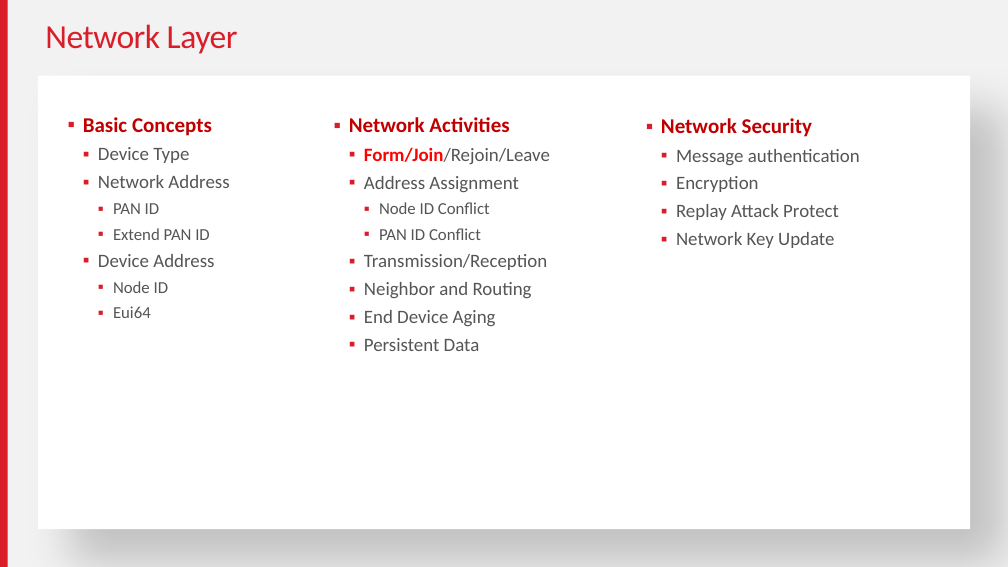
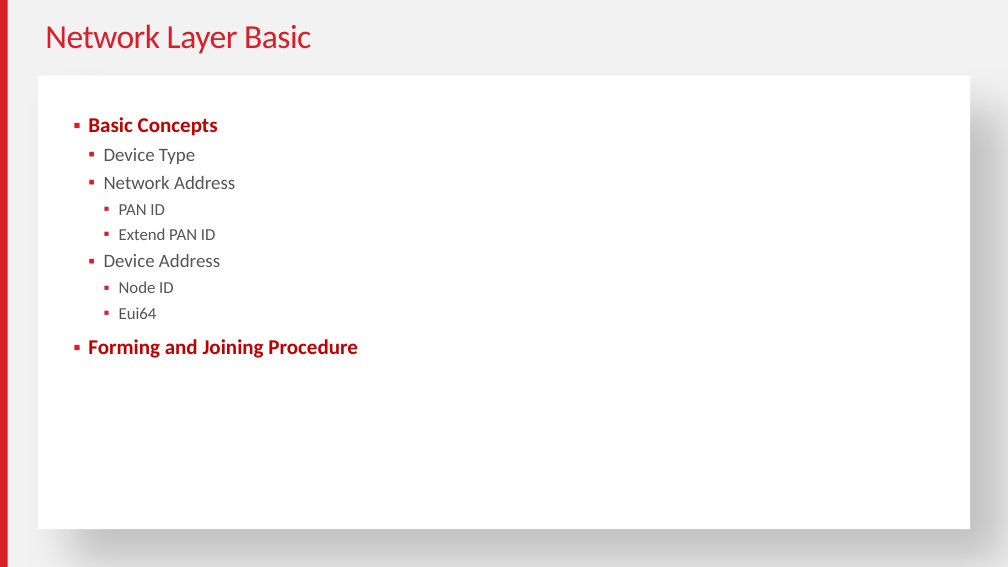
Before and after one commit to MarkDing/IoT-Developer-Boot-Camp-Wiki, a slide deck: slide 8 of zigbee/Zigbee Basic.pptx. Drawn at 1008x567 pixels with LibreOffice and Linux fonts; fonts in the diff are those of the drawing. Boxes give left, top, right and bottom in pixels: in the first picture for what was removed or moved away, otherwise in the second. Text is boxed around its words. In the diff, an @@ line names an element or a change of style, - is before the commit and + after.

```diff
--- a/zigbee/Zigbee Basic.pptx
+++ b/zigbee/Zigbee Basic.pptx
@@ title at (45, 24, 311, 54): text changed @@
-Network Layer
+Network Layer Basic
@@ text removed at (349, 117, 550, 351) @@
-▪ Network Activities
-  ▪ Form/Join/Rejoin/Leave
-  ▪ Address Assignment
-    ▪ Node ID Conflict
-    ▪ PAN ID Conflict
-  ▪ Transmission/Reception
-  ▪ Neighbor and Routing
-  ▪ End Device Aging
-  ▪ Persistent Data
@@ text removed at (661, 118, 860, 248) @@
-▪ Network Security
-  ▪ Message authentication
-  ▪ Encryption
-  ▪ Replay Attack Protect
-  ▪ Network Key Update
@@ text at (88, 339, 357, 358): paragraph added @@
+    ▪ Forming and Joining Procedure
```
Also in this commit, not shown: 5 other slides changed, 4 slides added, 4 slides removed, 6 other files.
